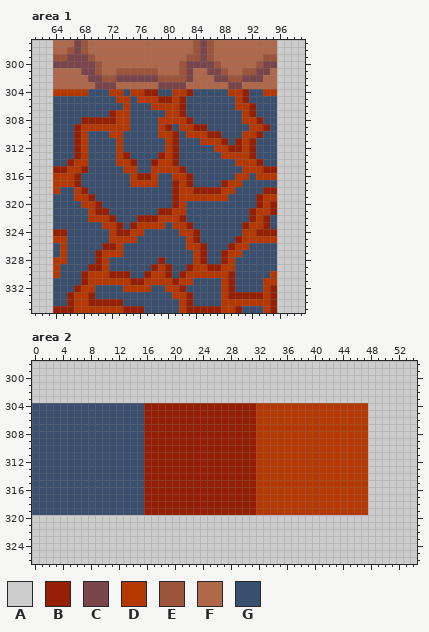
Pixel-art file: assets/aseprites/ores.aseprite. This is how it looked before the edit.
320x336 pixels, 1 frame. Colours within 5 levels of each other are drawn and written as one. Shown: area 1: x 61..99, y 297..335; area 2: x 0..54, y 298..326.
Palette (. is transparent): A #cccccc  B #941f05  C #79444a  D #b53803  E #9c543a  F #b0684a  G #3a4e6e
And afterwards:
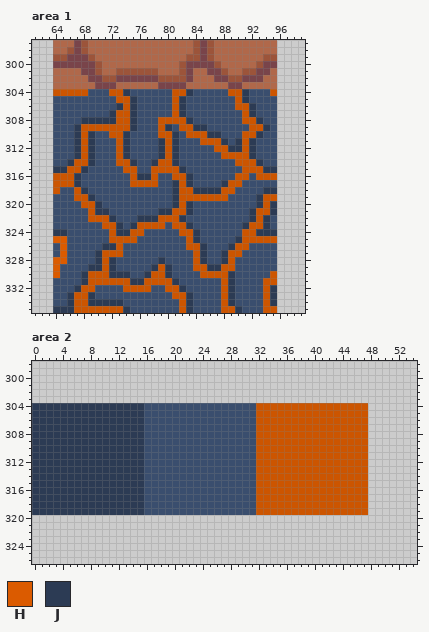
Colours new in this view: H #db5b00  J #2c3b54
The exact change:
@@ palette @@
-D #b53803
+D #cc5500
--- area 1, layer "Palett"
@@ x 61..99 @@
 303 AAAFFFFFFCCCFFFFFFCCCCFFFFFFCCFFFFFAAAA
-304 AAADDDDDGGGDDGDDBBGGDDBGGGGGDDBGGDDAAAA
-305 AAAGGGGGGGGGDDGDDDBBDBGGGGGGGDBGGGGAAAA
-306 AAAGGGGGGGGGGDGGGDDDDBGGGGGGGDDBGGGAAAA
-307 AAAGGGGGGGGBDDGGGGGDDBGGGGGGGGDBGGGAAAA
-308 AAAGGGGBBBBBDDGGGGDDDDBGGGGGGGDDBGGAAAA
-309 AAAGGGBDDDDDDDGGGGDBGDDBBGGGGGGDDBGAAAA
-310 AAAGGGBDGGGDDGGGGGDDBGDDDBBGGGDDBGGAAAA
-311 AAAGGGBDGGGGDGGGGGGDBGGGDDDBGBDBGGGAAAA
-312 AAAGGGBDGGGGDGGGGGGDBGGGGGDDBBDBGGGAAAA
-313 AAAGGGBDGGGGDBGGGGBDBGGGGGGDDDDBGGGAAAA
-314 AAAGGBDDGGGGDDBGGBDDBGGGGGGGGDDDBGGAAAA
-315 AAABBDDBGGGGGDDGGDDDDBGGGGGGGGDDDBBAAAA
-316 AAADDDBGGGGGGGDBBDGGDDBGGGGGGDDGDDDAAAA
-317 AAADDDBGGGGGGGDDDDGGBDBGGGGBDDGGGGGAAAA
-318 AAADGGDBGGGGGGGGGGGGBDDBBBBDDGGGGBBAAAA
-319 AAAGGGDDBGGGGGGGGGGGBDDDDDDDGGGGBDDAAAA
-320 AAAGGGGDDBGGGGGGGGGGBDGGGGGGGGGGBDBAAAA
-321 AAAGGGGGDBBGGGGGGGBBDDGGGGGGGGGBDDBAAAA
-322 AAAGGGGGDDDBGGGBBBDDDBGGGGGGGGGBDBGAAAA
-323 AAAGGGGGGGDDBGBDDDDGDDBGGGGGGGBDDBGAAAA
-324 AAABBGGGGGGDBBDDGGGGGDDBGGGGGGDDBBBAAAA
-325 AAADDGGGGGGDDDDGGGGGGGDBGGGGGBDDDDDAAAA
-326 AAAGDGGGGGBBDGGGGGGGGGDDBGGGBDDGGGGAAAA
-327 AAAGDGGGGBDDDGGGGGGGGGGDBGGBDDGGGGGAAAA
-328 AAADDGGGGBDGGGGGGGBGGGGDBGGBDGGGGGGAAAA
-329 AAADGGGGBBDGGGGGGBDBGGBDDBBDDGGGGGGAAAA
-330 AAADGGGBDDDBBBGGBDDBGBDDDDDDBGGGGGDAAAA
-331 AAAGGGGBDDDDDDBBDDDDBDDGGGGDBGGGGDDAAAA
-332 AAAGGGBDDGGGGDDDDGGDDBGGGGGDBGGGGDBAAAA
-333 AAAGGBDDBGGGGGGGGGGGDDBGGGGDBBBBBDBAAAA
-334 AAAGGBDDBBBBBGGGGGGGGDBGGGGDDDDDDDBAAAA
-335 AAABBBDDDDDDDBBBGGGGGDBBBBBDDBGGGDBAAAA
+304 AAADDDDDGGGDDJGGGGGGDDJGGGGGDDJGGGDAAAA
+305 AAAGGGGGGGGGDDJGGGGGDJGGGGGGGDJGGGGAAAA
+306 AAAGGGGGGGGGJDJGGGGGDJGGGGGGGDDJGGGAAAA
+307 AAAGGGGGGGGJDDJGGGGGDJGGGGGGGGDJGGGAAAA
+308 AAAGGGGJJJJJDDJGGGDDDDJGGGGGGGDDJGGAAAA
+309 AAAGGGJDDDDDDDJGGGDJGDDJJGGGGGGDDJGAAAA
+310 AAAGGGJDJGGDDJGGGGDDJGDDDJJGGGDDJGGAAAA
+311 AAAGGGJDJGGGDJGGGGJDJGGGDDDJGJDJGGGAAAA
+312 AAAGGGJDJGGGDJGGGGJDJGGGGGDDJJDJGGGAAAA
+313 AAAGGGJDJGGGDJGGGGJDJGGGGGGDDDDJGGGAAAA
+314 AAAGGJDDJGGGDDJGGJDDJGGGGGGGGDDDJGGAAAA
+315 AAAJJDDJGGGGGDDGGDDDDJGGGGGGGGDDDJJAAAA
+316 AAADDDJGGGGGGGDJJDGGDDJGGGGGGDDGDDDAAAA
+317 AAADDDJGGGGGGGDDDDGGJDJGGGGJDDGGGGGAAAA
+318 AAADGGDJGGGGGGGGGGGGJDDJJJJDDGGGGJJAAAA
+319 AAAGGGDDJGGGGGGGGGGGJDDDDDDDGGGGJDDAAAA
+320 AAAGGGGDDJGGGGGGGGGGJDJGGGGGGGGGJDJAAAA
+321 AAAGGGGGDJJGGGGGGGJJDDJGGGGGGGGJDDJAAAA
+322 AAAGGGGGDDDJGGGJJJDDDJGGGGGGGGGJDJGAAAA
+323 AAAGGGGGGGDDJGJDDDDGDDJGGGGGGGJDDJGAAAA
+324 AAAJJGGGGGGDJJDDGGGGGDDJGGGGGGDDJJJAAAA
+325 AAAHHGGGGGGDDDDGGGGGGGDJGGGGGJDDDDDAAAA
+326 AAAGHGGGGGJJDGGGGGGGGGDDJGGGJDDGGGGAAAA
+327 AAAGHGGGGJDDDGGGGGGGGGGDJGGJDDGGGGGAAAA
+328 AAAHHGGGGJDJGGGGGGJGGGGDJGGJDGGGGGGAAAA
+329 AAAHGGGGJJDJGGGGGJDJGGGDDJJDDGGGGGGAAAA
+330 AAAHGGGJDDDJJJGGJDDJGGGGDDDDJGGGGGDAAAA
+331 AAAGGGGJDDDDDDJJDDDDJGGGGGGDJGGGGDDAAAA
+332 AAAGGGJDDGGGGDDDDGGDDJGGGGGDJGGGGDJAAAA
+333 AAAGGJDDJGGGGGGGGGGGDDJGGGGDJGGGGDJAAAA
+334 AAAGGJDDJJJJJGGGGGGGGDJGGGGDJGGGGDJAAAA
+335 AAAJJJDDDDDDDJGGGGGGGDJGGGGDDJGGGDDAAAA
--- area 2, layer "Palett"
@@ x 0..33 @@
 303 AAAAAAAAAAAAAAAAAAAAAAAAAAAAAAAAAA
-304 GGGGGGGGGGGGGGGGBBBBBBBBBBBBBBBBDD
-305 GGGGGGGGGGGGGGGGBBBBBBBBBBBBBBBBDD
-306 GGGGGGGGGGGGGGGGBBBBBBBBBBBBBBBBDD
-307 GGGGGGGGGGGGGGGGBBBBBBBBBBBBBBBBDD
-308 GGGGGGGGGGGGGGGGBBBBBBBBBBBBBBBBDD
-309 GGGGGGGGGGGGGGGGBBBBBBBBBBBBBBBBDD
-310 GGGGGGGGGGGGGGGGBBBBBBBBBBBBBBBBDD
-311 GGGGGGGGGGGGGGGGBBBBBBBBBBBBBBBBDD
-312 GGGGGGGGGGGGGGGGBBBBBBBBBBBBBBBBDD
-313 GGGGGGGGGGGGGGGGBBBBBBBBBBBBBBBBDD
-314 GGGGGGGGGGGGGGGGBBBBBBBBBBBBBBBBDD
-315 GGGGGGGGGGGGGGGGBBBBBBBBBBBBBBBBDD
-316 GGGGGGGGGGGGGGGGBBBBBBBBBBBBBBBBDD
-317 GGGGGGGGGGGGGGGGBBBBBBBBBBBBBBBBDD
-318 GGGGGGGGGGGGGGGGBBBBBBBBBBBBBBBBDD
-319 GGGGGGGGGGGGGGGGBBBBBBBBBBBBBBBBDD
+304 JJJJJJJJJJJJJJJJGGGGGGGGGGGGGGGGDD
+305 JJJJJJJJJJJJJJJJGGGGGGGGGGGGGGGGDD
+306 JJJJJJJJJJJJJJJJGGGGGGGGGGGGGGGGDD
+307 JJJJJJJJJJJJJJJJGGGGGGGGGGGGGGGGDD
+308 JJJJJJJJJJJJJJJJGGGGGGGGGGGGGGGGDD
+309 JJJJJJJJJJJJJJJJGGGGGGGGGGGGGGGGDD
+310 JJJJJJJJJJJJJJJJGGGGGGGGGGGGGGGGDD
+311 JJJJJJJJJJJJJJJJGGGGGGGGGGGGGGGGDD
+312 JJJJJJJJJJJJJJJJGGGGGGGGGGGGGGGGDD
+313 JJJJJJJJJJJJJJJJGGGGGGGGGGGGGGGGDD
+314 JJJJJJJJJJJJJJJJGGGGGGGGGGGGGGGGDD
+315 JJJJJJJJJJJJJJJJGGGGGGGGGGGGGGGGDD
+316 JJJJJJJJJJJJJJJJGGGGGGGGGGGGGGGGDD
+317 JJJJJJJJJJJJJJJJGGGGGGGGGGGGGGGGDD
+318 JJJJJJJJJJJJJJJJGGGGGGGGGGGGGGGGDD
+319 JJJJJJJJJJJJJJJJGGGGGGGGGGGGGGGGDD
 320 AAAAAAAAAAAAAAAAAAAAAAAAAAAAAAAAAA
Where, in picture pixels (left, top, right, bottom), the same in both pictures:
changed: (53, 89, 277, 313)
changed: (32, 403, 368, 515)
